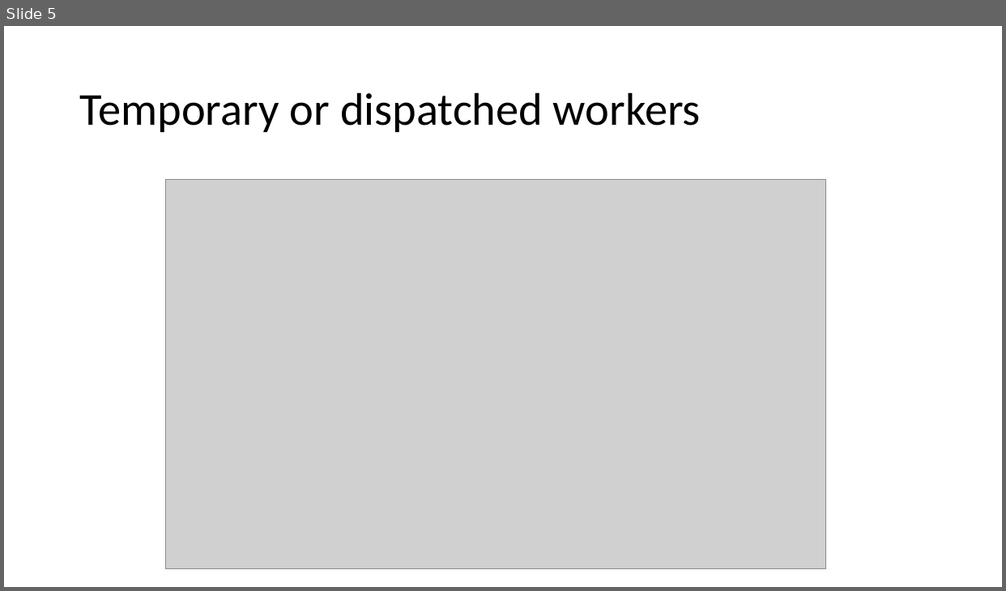
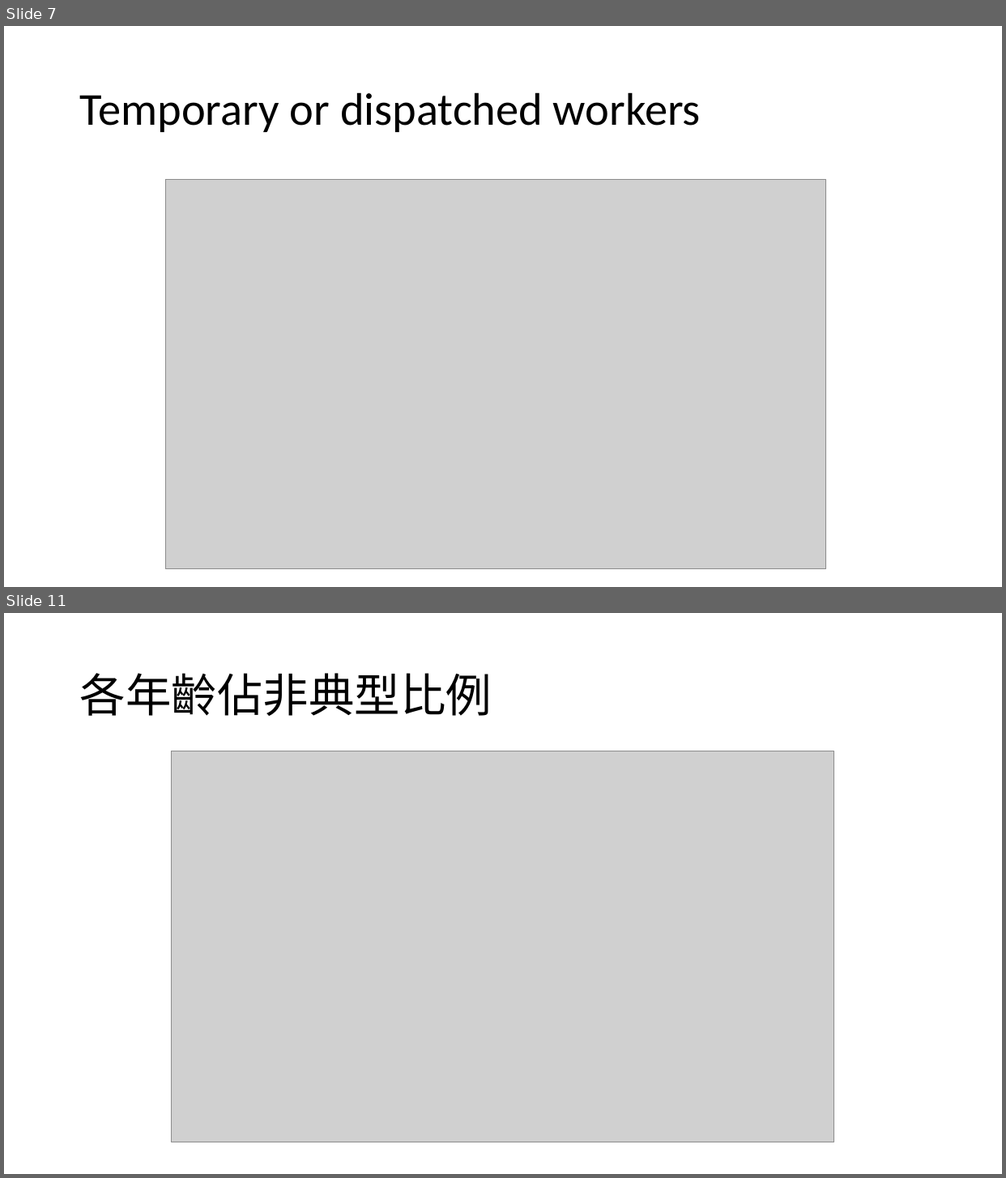
Before and after one commit to hswei0/manpower, a slide deck: result/非典型工作.pptx. Shown one above the other, each under a label of ours: slide 5 before the commit, slides 7 and 11 after it; the slides between them are not shown. The pictures are 1006x591 and 1006x1178 pixels, drawn with LibreOffice and Linux fonts; fonts in the diff are those of the drawing; grey boxes stand for pictures. Boxes give left, top, right and bottom in pixels: in the first picture for what was removed or moved away, otherwise in the second. Text is boxed around its words. In the diff, an @@ line names an element or a change of style, - is before the commit and + after.

```diff
--- a/result/非典型工作.pptx
+++ b/result/非典型工作.pptx
@@ slide 11 added at (x1=4, y1=613, x2=1002, y2=1174), background #FFFFFF @@
@@ title added at (x1=80, y1=673, x2=492, y2=716), 44 pt, text #000000 @@
+各年齡佔非典型比例
@@ picture added at (x1=172, y1=752, x2=834, y2=1142) @@
@@ what was slide 5 is now slide 7 @@
```
Also in this commit, not shown: 2 slides changed, 7 other slides added, 10 other files.
